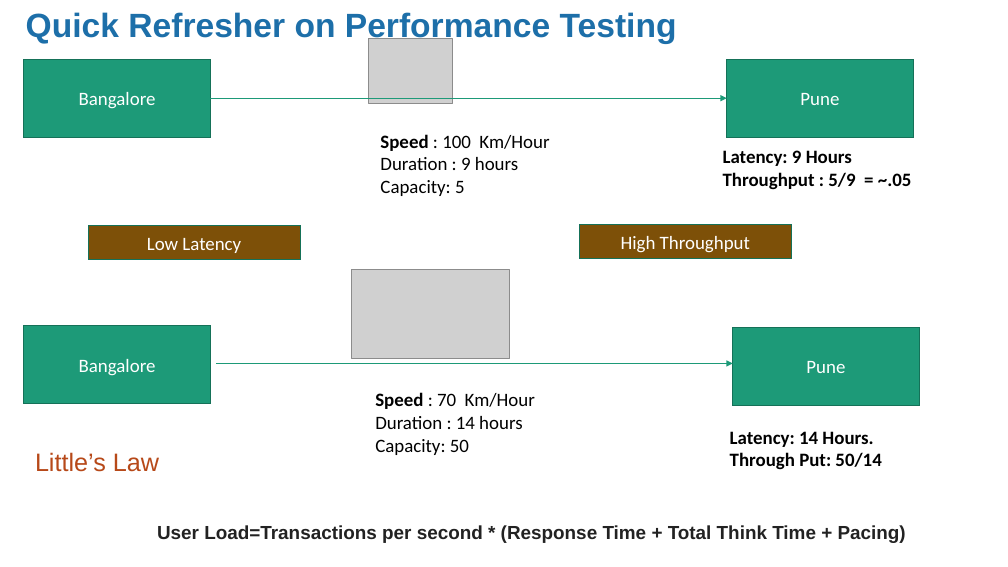
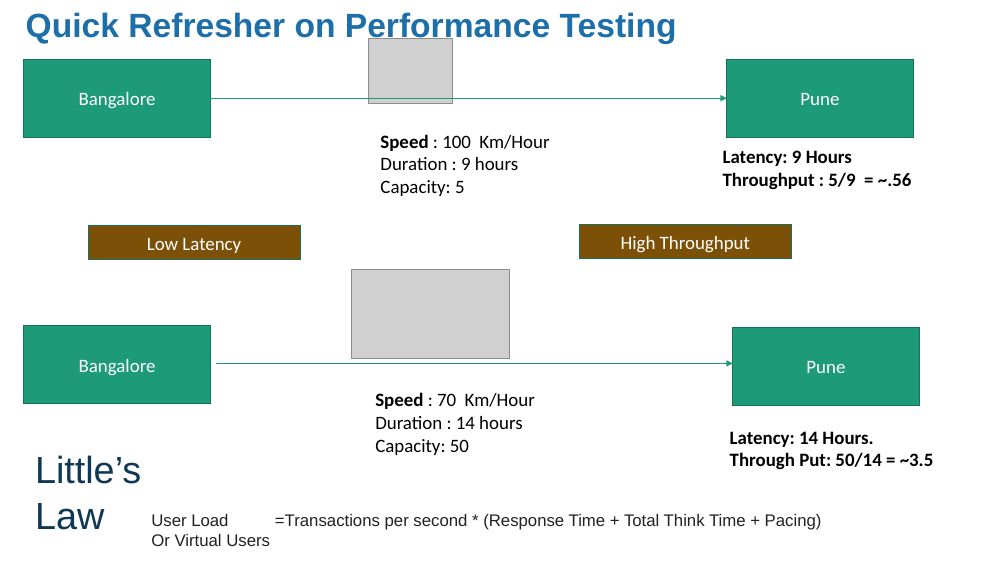
Before and after one commit to sreelakshminarayanan/k6-primer, a slide deck: slide 1 of K6 Performance Testing.pptx. Drawn at 1008x567 pixels with LibreOffice and Linux fonts; fonts in the diff are those of the drawing; grey boxes stand for pictures. Boxes give left, top, right and bottom in pixels: in the first picture for what was removed or moved away, otherwise in the second. Text is boxed around its words. In the diff, an @@ line names an element or a change of style, - is before the commit and + after.

Commit message:
update presentation

```diff
--- a/K6 Performance Testing.pptx
+++ b/K6 Performance Testing.pptx
@@ text at [723,172,912,190]: text changed @@
-Throughput : 5/9 = ~.05
+Throughput : 5/9 = ~.56
@@ text "Little’s Law" at [35,455,141,530]: size 24 to 36 pt, text colour #B74919 to #0F3754 @@
@@ text at [730,452,934,470]: text changed @@
-Through Put: 50/14
+Through Put: 50/14 = ~3.5
@@ text at [151,514,822,546]: text changed; size 18 to 16 pt; bold off @@
-User Load=Transactions per second * (Response Time + Total Think Time + Pacing)
+User Load =Transactions per second * (Response Time + Total Think Time + Pacing)
+Or Virtual Users
```
Also in this commit, not shown: 1 other slide changed, 1 slide added.
